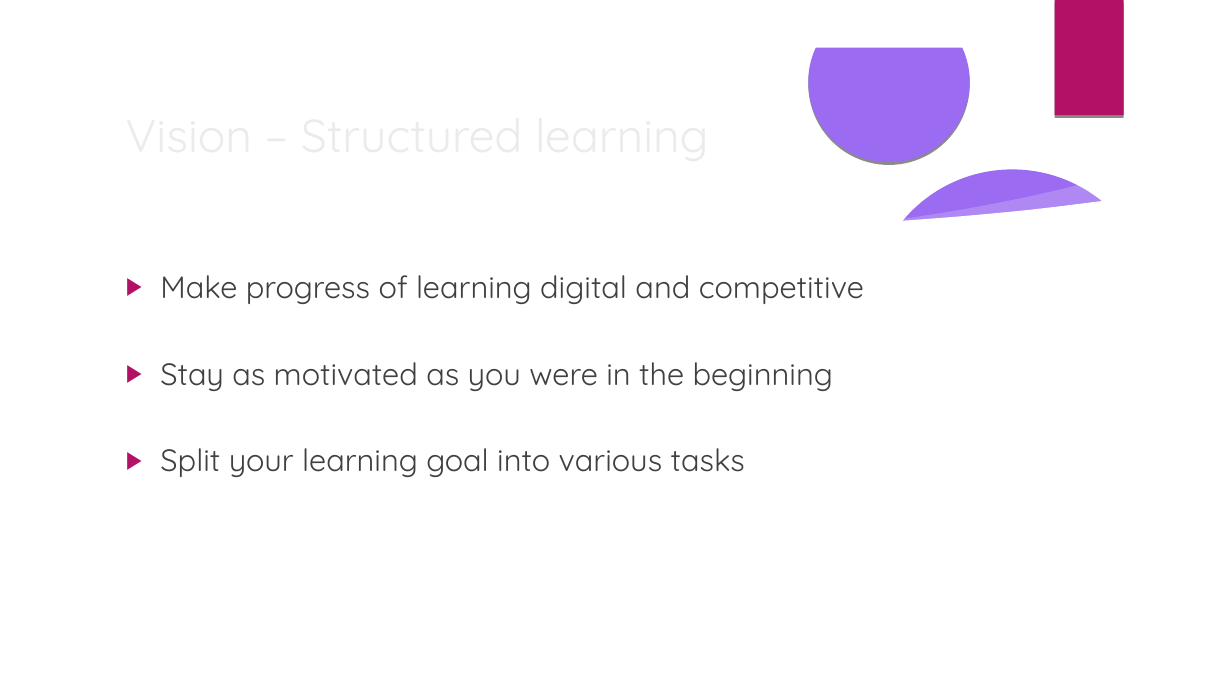
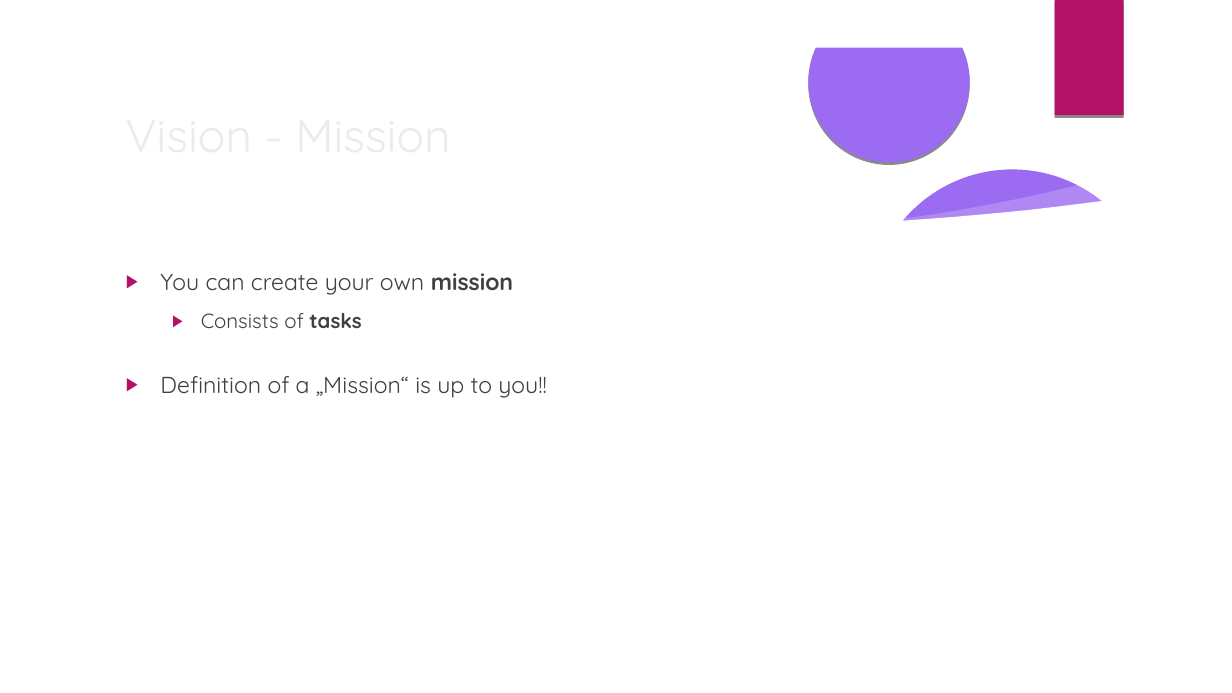
Before and after one commit to Mert-Guenduez/learnityourself, a slide deck: slide 5 of Documentation/Presentation/final_se.pptx. Drawn at 1232x693 pixels with LibreOffice and Linux fonts; fonts in the diff are those of the drawing; background and template pictures are left out. Boxes give left, top, right and bottom in pixels: in the first picture for what was removed or moved away, otherwise in the second. Text is boxed around its words. In the diff, an @@ line names an element or a change of style, - is before the commit and + after.

```diff
--- a/Documentation/Presentation/final_se.pptx
+++ b/Documentation/Presentation/final_se.pptx
@@ text at [116,98,1001,169]: text changed @@
-Vision – Structured learning
+Vision - Mission
@@ text at [160,273,546,398]: text changed; size 24 to 18 pt @@
-▶ Make progress of learning digital and competitive
-▶ Stay as motivated as you were in the beginning
-▶ Split your learning goal into various tasks
+▶ You can create your own mission
+  ▶ Consists of tasks
+▶ Definition of a „Mission“ is up to you!!
```
Also in this commit, not shown: 6 other slides changed, 1 slide added, 2 slides removed, 1 other file.
